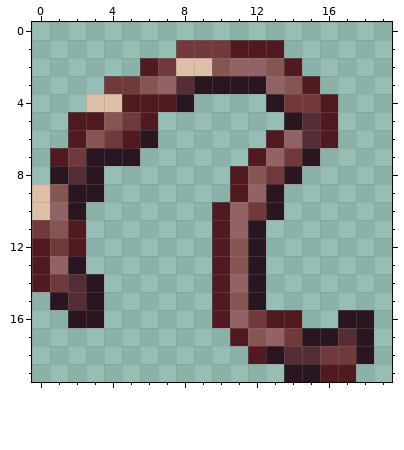
Edited in one commit: pixel-art sprite (src/0assets/sprites/worm.png). This is how it looked before the edit.
The file is 20x20 pixels.
Now the later version:
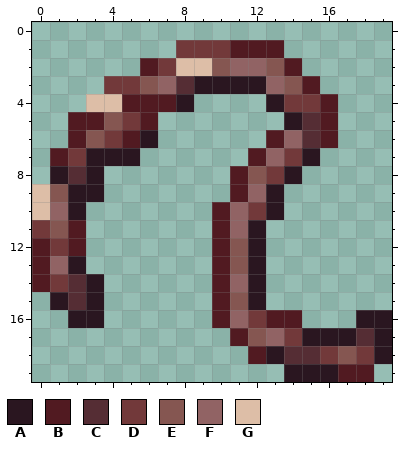
Palette (. is transparent): A #2a1620  B #511a21  C #552d34  D #72393a  E #855651  F #916364  G #ddbea7
From old to new:
Changed rows in their new state; - is an unchanged pixel.
first column x 16:
16 -.-A
17 -ACA
18 -EDA
19 A-B-
Pixel boxes of the changes (left, top, right, bottom) in both pictures:
changed: (320, 310, 392, 382)
